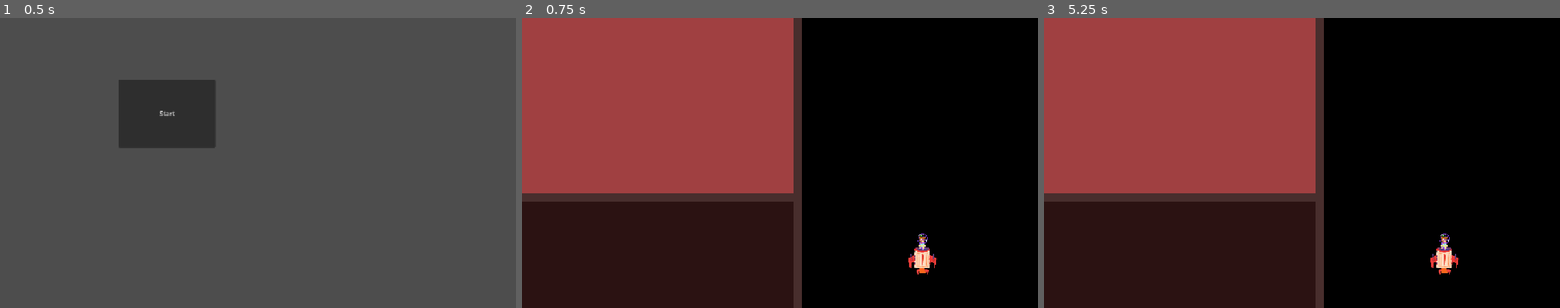
Above: before the commit, frames 1-3 (left to right).
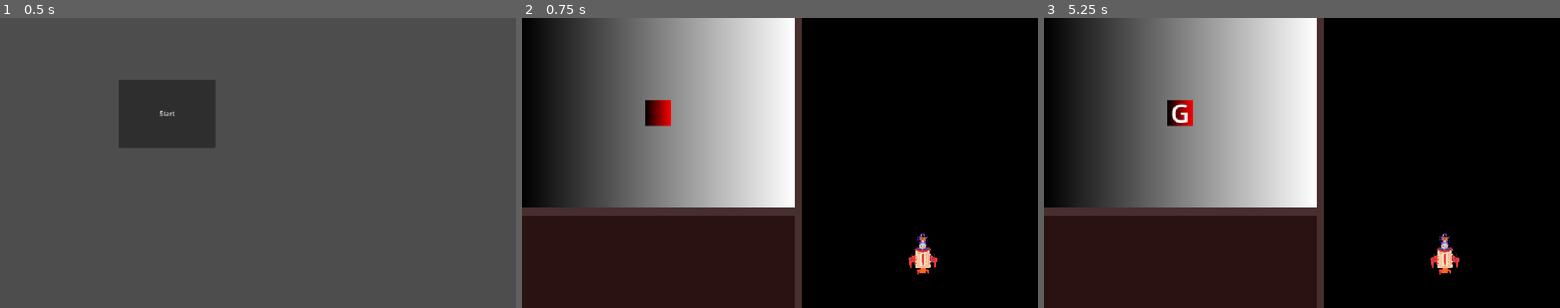
Above: after the commit, the same moments.

Repository: AverySimmons/Laika
Game: Godot game, scene res://01_Source/00_Main/00_Root/root_manager.tscn
Two runs of this game, one before a commit and one after it. Both use one fixed random seed, a clock stepped at 60 frames per second and the inputs below.
Inputs (mouse positions are in pixels of both pictures, inside the frame that each line leads up to):
- Up to frame 1 (0.5 s): no input
- Up to frame 2 (0.75 s): click "Start" at 0.5 s
- Up to frame 3 (5.25 s): tap Enter at 1.25, 2.75, 4.25 s; move the mouse to (1415, 148) at 1.27 s; press the mouse at (1415, 148) at 1.28 s; hold D (right) 1.28-2.03 s; tap Space at 2, 3.5, 5 s; move the mouse to (1198, 177) at 2.02 s; release the mouse at (1198, 177) at 2.03 s; hold S (down) 2.03-2.78 s; click (1198, 177) at 2.1 s; move the mouse to (1353, 99) at 2.77 s; press the mouse at (1353, 99) at 2.78 s; hold D (right) 2.78-3.53 s; move the mouse to (1276, 221) at 3.52 s; release the mouse at (1276, 221) at 3.53 s; hold W (up) 3.53-4.28 s; click (1276, 221) at 3.6 s; move the mouse to (1456, 206) at 4.27 s; press the mouse at (1456, 206) at 4.28 s; hold A (left) from 4.28 s (still down); move the mouse to (1147, 119) at 5.02 s; release the mouse at (1147, 119) at 5.03 s; click (1147, 119) at 5.1 s

Frame 1 is identical in both runs. In frame 2, 36% of the frame differs, in the area x 0-81%, y 0-100%; in frame 3, 36%.

Commit message:
pet minigame logic

Diff:
--- a/01_Source/00_Main/01_Game/game_manager.gd
+++ b/01_Source/00_Main/01_Game/game_manager.gd
@@ -1,9 +1,9 @@
 extends Node2D
 
-@onready var cockpit_container: VBoxContainer = $ScreenContainer/CockpitContainer
-@onready var living_space_container: SubViewportContainer = $ScreenContainer/CockpitContainer/LivingSpaceContainer
-@onready var control_panel_container: SubViewportContainer = $ScreenContainer/CockpitContainer/ControlPanelContainer
-@onready var space_container: SubViewportContainer = $ScreenContainer/SpaceContainer
+@onready var cockpit_container: VBoxContainer = $Control/ScreenContainer/CockpitContainer
+@onready var living_space_container: SubViewportContainer = $Control/ScreenContainer/CockpitContainer/LivingSpaceContainer
+@onready var control_panel_container: SubViewportContainer = $Control/ScreenContainer/CockpitContainer/ControlPanelContainer
+@onready var space_container: SubViewportContainer = $Control/ScreenContainer/SpaceContainer
 @onready var living_space
 @onready var control_panel
 @onready var space
@@ -15,7 +15,7 @@
 func _ready() -> void:
 	_connect_signals()
 
-func _physics_process(delta: float) -> void:
+func _physics_process(_delta: float) -> void:
 	_handle_click()
 
 func _connect_signals() -> void:
--- a/01_Source/00_Main/01_Game/game_manager.tscn
+++ b/01_Source/00_Main/01_Game/game_manager.tscn
@@ -1,46 +1,61 @@
-[gd_scene load_steps=3 format=3 uid="uid://dessid8kik7r8"]
+[gd_scene load_steps=4 format=3 uid="uid://dessid8kik7r8"]
 
 [ext_resource type="Script" uid="uid://v3dj5mt8ovw0" path="res://01_Source/00_Main/01_Game/game_manager.gd" id="1_gu7u4"]
+[ext_resource type="PackedScene" uid="uid://c31iito6ph7xe" path="res://01_Source/02_Cockpit/00_Level/cockpit_level.tscn" id="2_kcsw3"]
 [ext_resource type="Texture2D" uid="uid://c7i71lns6i3vf" path="res://00_Assets/00_Sprites/space sprites/laika_spaceship.png" id="2_xao3e"]
 
 [node name="GameManager" type="Node2D"]
 script = ExtResource("1_gu7u4")
 
-[node name="ScreenContainer" type="HBoxContainer" parent="."]
+[node name="Control" type="Control" parent="."]
+custom_minimum_size = Vector2(1280, 720)
+layout_mode = 3
 anchors_preset = 15
 anchor_right = 1.0
 anchor_bottom = 1.0
-offset_left = -1.0
-offset_right = 1289.0
+offset_right = 1280.0
 offset_bottom = 720.0
+grow_horizontal = 2
+grow_vertical = 2
+metadata/_edit_lock_ = true
+
+[node name="ScreenContainer" type="HBoxContainer" parent="Control"]
+layout_mode = 1
+anchors_preset = 15
+anchor_right = 1.0
+anchor_bottom = 1.0
+offset_right = 20.0
 grow_horizontal = 2
 grow_vertical = 2
 theme_override_constants/separation = 0
 
-[node name="CockpitContainer" type="VBoxContainer" parent="ScreenContainer"]
+[node name="CockpitContainer" type="VBoxContainer" parent="Control/ScreenContainer"]
 custom_minimum_size = Vector2(675, 0)
 layout_mode = 2
 theme_override_constants/separation = 0
 
-[node name="LivingSpaceContainer" type="SubViewportContainer" parent="ScreenContainer/CockpitContainer"]
+[node name="LivingSpaceContainer" type="SubViewportContainer" parent="Control/ScreenContainer/CockpitContainer"]
 layout_mode = 2
 size_flags_vertical = 3
 
-[node name="SubViewport" type="SubViewport" parent="ScreenContainer/CockpitContainer/LivingSpaceContainer"]
+[node name="SubViewport" type="SubViewport" parent="Control/ScreenContainer/CockpitContainer/LivingSpaceContainer"]
 handle_input_locally = false
-size = Vector2i(640, 435)
+size = Vector2i(675, 470)
 render_target_update_mode = 4
 
-[node name="ColorRect" type="ColorRect" parent="ScreenContainer/CockpitContainer/LivingSpaceContainer"]
-custom_minimum_size = Vector2(675, 435)
+[node name="CockpitLevel" parent="Control/ScreenContainer/CockpitContainer/LivingSpaceContainer/SubViewport" instance=ExtResource("2_kcsw3")]
+
+[node name="ColorRect" type="ColorRect" parent="Control/ScreenContainer/CockpitContainer/LivingSpaceContainer"]
+visible = false
+custom_minimum_size = Vector2(675, 470)
 layout_mode = 2
 color = Color(0.62544, 0.249444, 0.254865, 1)
 
-[node name="BorderHorz" type="TextureRect" parent="ScreenContainer/CockpitContainer"]
+[node name="BorderHorz" type="TextureRect" parent="Control/ScreenContainer/CockpitContainer"]
 custom_minimum_size = Vector2(0, 20)
 layout_mode = 2
 
-[node name="ColorRect" type="ColorRect" parent="ScreenContainer/CockpitContainer/BorderHorz"]
+[node name="ColorRect" type="ColorRect" parent="Control/ScreenContainer/CockpitContainer/BorderHorz"]
 layout_mode = 1
 anchors_preset = 15
 anchor_right = 1.0
@@ -49,25 +64,25 @@
 grow_vertical = 2
 color = Color(0.283736, 0.181753, 0.175551, 1)
 
-[node name="ControlPanelContainer" type="SubViewportContainer" parent="ScreenContainer/CockpitContainer"]
+[node name="ControlPanelContainer" type="SubViewportContainer" parent="Control/ScreenContainer/CockpitContainer"]
 layout_mode = 2
 size_flags_vertical = 4
 
-[node name="SubViewport" type="SubViewport" parent="ScreenContainer/CockpitContainer/ControlPanelContainer"]
+[node name="SubViewport" type="SubViewport" parent="Control/ScreenContainer/CockpitContainer/ControlPanelContainer"]
 handle_input_locally = false
-size = Vector2i(640, 265)
+size = Vector2i(675, 230)
 render_target_update_mode = 4
 
-[node name="ColorRect" type="ColorRect" parent="ScreenContainer/CockpitContainer/ControlPanelContainer"]
-custom_minimum_size = Vector2(675, 265)
+[node name="ColorRect" type="ColorRect" parent="Control/ScreenContainer/CockpitContainer/ControlPanelContainer"]
+custom_minimum_size = Vector2(675, 230)
 layout_mode = 2
 color = Color(0.17, 0.0714, 0.0730433, 1)
 
-[node name="BorderVert" type="TextureRect" parent="ScreenContainer"]
+[node name="BorderVert" type="TextureRect" parent="Control/ScreenContainer"]
 custom_minimum_size = Vector2(20, 0)
 layout_mode = 2
 
-[node name="ColorRect" type="ColorRect" parent="ScreenContainer/BorderVert"]
+[node name="ColorRect" type="ColorRect" parent="Control/ScreenContainer/BorderVert"]
 layout_mode = 1
 anchors_preset = 15
 anchor_right = 1.0
@@ -76,20 +91,20 @@
 grow_vertical = 2
 color = Color(0.283736, 0.181753, 0.175551, 1)
 
-[node name="SpaceContainer" type="SubViewportContainer" parent="ScreenContainer"]
+[node name="SpaceContainer" type="SubViewportContainer" parent="Control/ScreenContainer"]
 layout_mode = 2
 
-[node name="SubViewport" type="SubViewport" parent="ScreenContainer/SpaceContainer"]
+[node name="SubViewport" type="SubViewport" parent="Control/ScreenContainer/SpaceContainer"]
 handle_input_locally = false
 size = Vector2i(585, 720)
 render_target_update_mode = 4
 
-[node name="ColorRect" type="ColorRect" parent="ScreenContainer/SpaceContainer"]
+[node name="ColorRect" type="ColorRect" parent="Control/ScreenContainer/SpaceContainer"]
 custom_minimum_size = Vector2(585, 720)
 layout_mode = 2
 color = Color(0, 0, 0, 1)
 
-[node name="LaikaSpaceship" type="Sprite2D" parent="ScreenContainer/SpaceContainer"]
+[node name="LaikaSpaceship" type="Sprite2D" parent="Control/ScreenContainer/SpaceContainer"]
 position = Vector2(299, 585)
 scale = Vector2(0.3, 0.3)
 texture = ExtResource("2_xao3e")
--- a/01_Source/02_Cockpit/00_Level/cockpit_level.gd
+++ b/01_Source/02_Cockpit/00_Level/cockpit_level.gd
@@ -2,24 +2,29 @@
 
 signal minigame_complete()
 
-const laika_click_radius = 100
+const _LAIKA_CLICK_RADIUS = 100
 
 @onready var laika: Sprite2D = $Laika
 
 var in_minigame = false
 var laika_blocking = false
-var is_hovering = false
 
-var _current_minigame
+var _current_minigame: Minigame
 
 func _ready() -> void:
 	_connect_signals()
 
 func _connect_signals() -> void:
-	laika.blocking.connect(_start_blocking)
+	laika.blocking.connect(_enter_minigame)
 
-func _start_blocking() -> void:
+func _enter_minigame(minigame: PackedScene) -> void:
 	laika_blocking = true
+	_current_minigame = minigame.instantiate()
+	_current_minigame.success.connect(_exit_minigame)
+	add_child(_current_minigame)
+
+func _exit_minigame() -> void:
+	pass
 
 func handle_mouse(mouse_position, is_click, is_held) -> void:
 	if in_minigame:
@@ -28,6 +33,6 @@
 
 	elif is_click and laika_blocking:
 		var laika_mouse_dist = mouse_position.distance_to(laika.global_position)
-		if laika_mouse_dist < laika_click_radius:
+		if laika_mouse_dist < _LAIKA_CLICK_RADIUS:
 			in_minigame = true
 			# enter minigame
--- a/01_Source/02_Cockpit/00_Level/cockpit_level.tscn
+++ b/01_Source/02_Cockpit/00_Level/cockpit_level.tscn
@@ -1,9 +1,30 @@
-[gd_scene load_steps=3 format=3 uid="uid://c31iito6ph7xe"]
+[gd_scene load_steps=7 format=3 uid="uid://c31iito6ph7xe"]
 
 [ext_resource type="Script" uid="uid://bpygrfhgqxqm" path="res://01_Source/02_Cockpit/00_Level/cockpit_level.gd" id="1_nmxi6"]
 [ext_resource type="PackedScene" uid="uid://svdfbsla1dl5" path="res://01_Source/02_Cockpit/01_Laika/laika.tscn" id="2_qbmuc"]
+
+[sub_resource type="Gradient" id="Gradient_qbmuc"]
+
+[sub_resource type="GradientTexture2D" id="GradientTexture2D_lb307"]
+gradient = SubResource("Gradient_qbmuc")
+width = 675
+height = 470
+
+[sub_resource type="Gradient" id="Gradient_lb307"]
+
+[sub_resource type="GradientTexture2D" id="GradientTexture2D_a3fho"]
+gradient = SubResource("Gradient_lb307")
 
 [node name="CockpitLevel" type="Node2D"]
 script = ExtResource("1_nmxi6")
 
 [node name="Laika" parent="." instance=ExtResource("2_qbmuc")]
+
+[node name="Sprite2D" type="Sprite2D" parent="."]
+position = Vector2(337.5, 235)
+texture = SubResource("GradientTexture2D_lb307")
+
+[node name="Sprite2D2" type="Sprite2D" parent="."]
+modulate = Color(1, 0, 0, 1)
+position = Vector2(337.5, 235)
+texture = SubResource("GradientTexture2D_a3fho")
--- a/01_Source/02_Cockpit/01_Laika/laika.gd
+++ b/01_Source/02_Cockpit/01_Laika/laika.gd
@@ -1,18 +1,15 @@
 extends Sprite2D
 
-signal blocking()
+signal blocking(minigame: PackedScene)
 
 ## IDLE: pick a location, walk there, sit for a little, repeat
 ## RUNNING: run to chosen task
 ## BLOCKING: block at chosen task until clicked
 
 enum {IDLE, RUNNING, BLOCKING}
-enum {PET, FEED, CLEAN}
 
-const TASKS: Dictionary[int, Vector2] = {
-	PET : Vector2(),
-	FEED : Vector2(),
-	CLEAN : Vector2(),
+const _TASKS: Dictionary[PackedScene, Vector2] = {
+	preload("res://01_Source/02_Cockpit/02_Minigames/Pet/pet_minigame.tscn") : Vector2(),
 }
 
 const _IDLE_SPEED = 200
@@ -26,7 +23,7 @@
 
 var _local_position = Vector2.ZERO
 var _state = IDLE
-var _current_task = PET
+var _current_task: PackedScene
 var _new_task_timer = 0
 
 var _idle_timer = 0
@@ -35,8 +32,11 @@
 
 func _ready() -> void:
 	_enter_idle()
+	await get_tree().create_timer(1).timeout
+	blocking.emit(preload("res://01_Source/02_Cockpit/02_Minigames/Pet/pet_minigame.tscn"))
 
 func _process(delta: float) -> void:
+	return
 	match _state:
 		IDLE:
 			_process_idle(delta)
@@ -55,7 +55,7 @@
 	_idle_target_position = _get_random_point()
 
 func _enter_running() -> void:
-	_current_task = randi_range(IDLE, BLOCKING)
+	_current_task = _TASKS.keys().pick_random()
 
 func _enter_blocking() -> void:
 	blocking.emit()
@@ -81,7 +81,7 @@
 		_enter_running()
 
 func _process_running(delta: float) -> void:
-	var task_position = TASKS[_current_task]
+	var task_position = _TASKS[_current_task]
 	_local_position = _local_position.move_toward(task_position, _RUNNING_SPEED * delta)
 	if _local_position.distance_to(task_position) < 1:
 		_state = BLOCKING
--- a/01_Source/02_Cockpit/02_Minigames/00_Letters/task_letter.tscn
+++ b/01_Source/02_Cockpit/02_Minigames/00_Letters/task_letter.tscn
@@ -3,7 +3,7 @@
 [ext_resource type="Script" uid="uid://borykwnrmddj1" path="res://01_Source/02_Cockpit/02_Minigames/00_Letters/task_letter.gd" id="1_x4s0f"]
 
 [sub_resource type="LabelSettings" id="LabelSettings_w2thv"]
-font_size = 100
+font_size = 64
 
 [sub_resource type="Animation" id="Animation_w2thv"]
 resource_name = "Enter"
@@ -18,7 +18,7 @@
 "times": PackedFloat32Array(0, 0.2),
 "transitions": PackedFloat32Array(0.35, 1),
 "update": 0,
-"values": [Vector2(-100, 150), Vector2(-100, -100)]
+"values": [Vector2(-150, 50), Vector2(-150, -100)]
 }
 tracks/1/type = "value"
 tracks/1/imported = false
@@ -58,7 +58,7 @@
 "times": PackedFloat32Array(0, 0.1),
 "transitions": PackedFloat32Array(0.35, 1),
 "update": 0,
-"values": [Vector2(-100, -99.9993), Vector2(-100, -200)]
+"values": [Vector2(-150, -99.999), Vector2(-150, -110)]
 }
 
 [sub_resource type="Animation" id="Animation_ekjxl"]
@@ -73,7 +73,7 @@
 "times": PackedFloat32Array(0),
 "transitions": PackedFloat32Array(1),
 "update": 0,
-"values": [Vector2(-100, -100)]
+"values": [Vector2(-150, -100)]
 }
 tracks/1/type = "value"
 tracks/1/imported = false
@@ -99,10 +99,11 @@
 script = ExtResource("1_x4s0f")
 
 [node name="Label" type="Label" parent="."]
-custom_minimum_size = Vector2(200, 200)
-offset_left = -100.0
-offset_top = -200.0
-offset_right = 100.0
+custom_minimum_size = Vector2(300, 200)
+offset_left = -150.0
+offset_top = -100.0
+offset_right = 150.0
+offset_bottom = 100.0
 text = "W"
 label_settings = SubResource("LabelSettings_w2thv")
 horizontal_alignment = 1
--- a/01_Source/02_Cockpit/02_Minigames/Pet/pet_minigame.gd
+++ b/01_Source/02_Cockpit/02_Minigames/Pet/pet_minigame.gd
@@ -6,16 +6,15 @@
 var _last_mouse_position = Vector2.ZERO
 
 func _init() -> void:
-
 	_locks = 2
 
 func _process(delta: float) -> void:
 	super._process(delta)
 
 	handle_mouse(get_global_mouse_position(), Input.is_action_just_pressed("click"), Input.is_action_pressed("click"))
-	print(_mouse_dist)
-	print(_letter_queue)
-	print(_locks)
+	#print(_mouse_dist)
+	#print(_letter_queue)
+	#print(_locks)
 
 func handle_mouse(local_mouse_pos, is_click, is_held) -> void:
 	super.handle_mouse(local_mouse_pos, is_click, is_held)
--- a/01_Source/02_Cockpit/02_Minigames/minigame.gd
+++ b/01_Source/02_Cockpit/02_Minigames/minigame.gd
@@ -28,7 +28,7 @@
 
 func _spawn_letter() -> void:
 	_current_letter = _letter_scene.instantiate()
-	_current_letter.global_position = Vector2(675.0, 435.0) / 2.
+	_current_letter.global_position = Data.LIVING_SPACE_SIZE / 2.
 	_current_letter.letter = _letter_queue[0]
 	add_child(_current_letter)
 
--- a/01_Source/09_Singletons/data.gd
+++ b/01_Source/09_Singletons/data.gd
@@ -1,3 +1,7 @@
 extends Node
 
+const LIVING_SPACE_SIZE = Vector2(675, 470)
+const CONTROL_PANEL_SIZE = Vector2(675, 230)
+const SPACE_SIZE = Vector2(585, 720)
+
 var custom_mouse: Mouse
